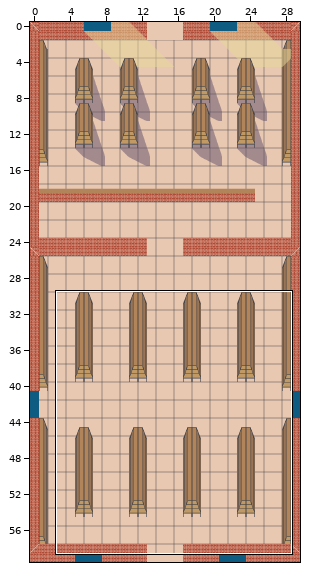
Two states of a Tiled map, Conception/Map/Shop.tmx. The first picture is a wide view before the edit; the outline marks the close-up.
Close-up. As it was:
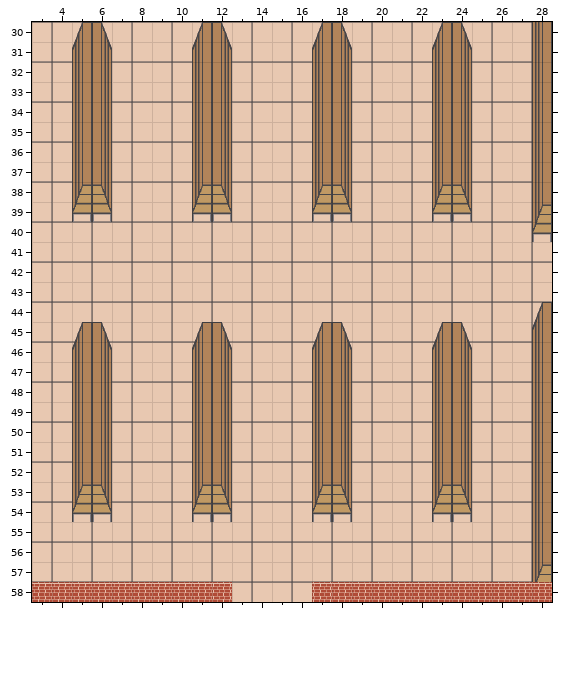
Cells are 32x32 px. Shown: x 3..28, y 30..58.
Now the later version:
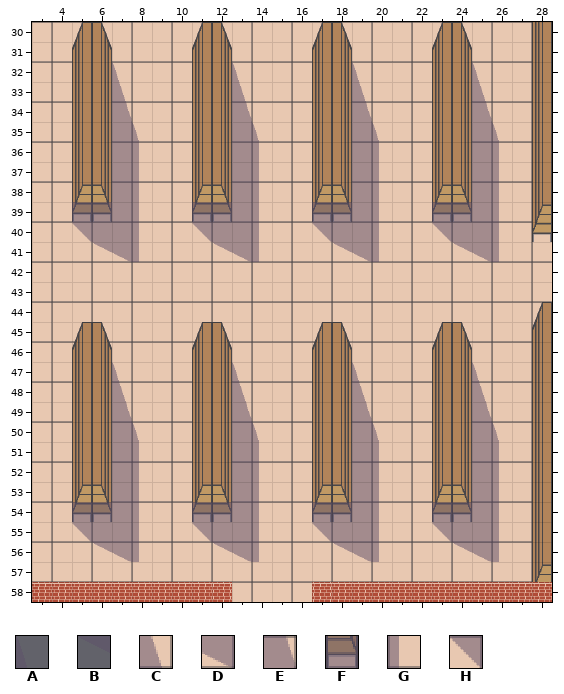
Key: from "Shop": A 552, B 600 turned 270, C 602, D 650 turned 270, E 652, F 701, G 702, H 752 turned 90.
_ is an empty cell, . an unchanged one.
See-through tiles are keyed as they look on the map.
From old to new:
--- layer "lights"
@@ x 5..26 @@
-32 .._....._....._....._.
-33 .._....._....._....._.
-34 .._....._....._....._.
-35 ..__....__....__....__
-36 ..__....__....__....__
-37 ..__....__....__....__
-38 ..__....__....__....__
-39 ____..____..____..____
-40 ____..____..____..____
-41 .___...___...___...___
+32 ..A.....A.....A.....A.
+33 ..C.....C.....C.....C.
+34 ..E.....E.....E.....E.
+35 ..FA....FA....FA....FA
+36 ..FG....FG....FG....FG
+37 ..FG....FG....FG....FG
+38 ..FG....FG....FG....FG
+39 FFFG..FFFG..FFFG..FFFG
+40 HFFG..HFFG..HFFG..HFFG
+41 .BDG...BDG...BDG...BDG
@@ x 5..26 @@
-47 .._....._....._....._.
-48 .._....._....._....._.
-49 .._....._....._....._.
-50 ..__....__....__....__
-51 ..__....__....__....__
-52 ..__....__....__....__
-53 ..__....__....__....__
-54 ____..____..____..____
-55 ____..____..____..____
-56 .___...___...___...___
+47 ..A.....A.....A.....A.
+48 ..C.....C.....C.....C.
+49 ..E.....E.....E.....E.
+50 ..FA....FA....FA....FA
+51 ..FG....FG....FG....FG
+52 ..FG....FG....FG....FG
+53 ..FG....FG....FG....FG
+54 FFFG..FFFG..FFFG..FFFG
+55 HFFG..HFFG..HFFG..HFFG
+56 .BDG...BDG...BDG...BDG
Boxes around the changes in both close-ups, in picture pixels (x1, y1, x2, y2):
added: (72, 62, 139, 262)
added: (192, 62, 259, 262)
added: (312, 62, 379, 262)
added: (432, 62, 499, 262)
added: (72, 362, 139, 562)
added: (192, 362, 259, 562)
added: (312, 362, 379, 562)
added: (432, 362, 499, 562)
